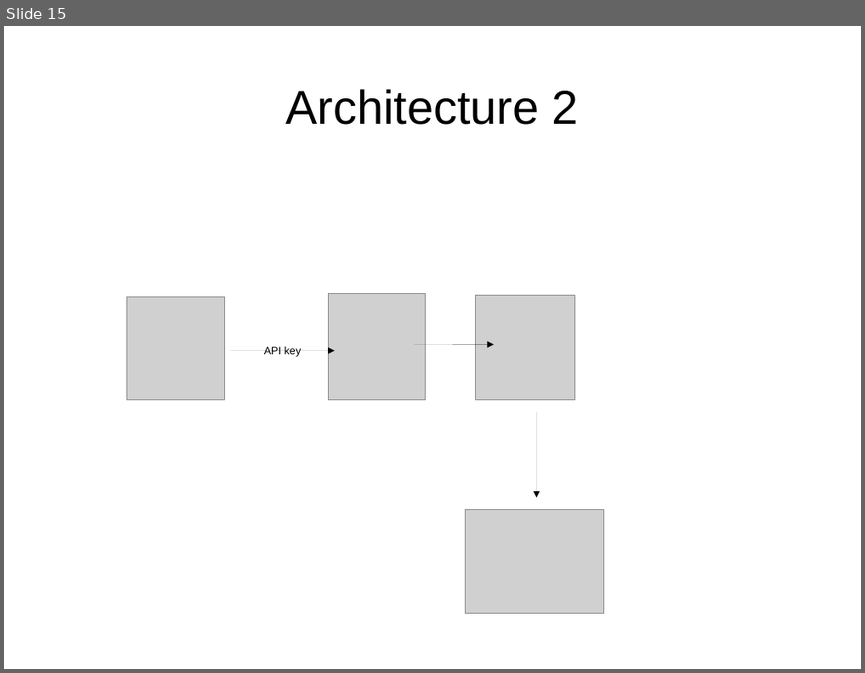
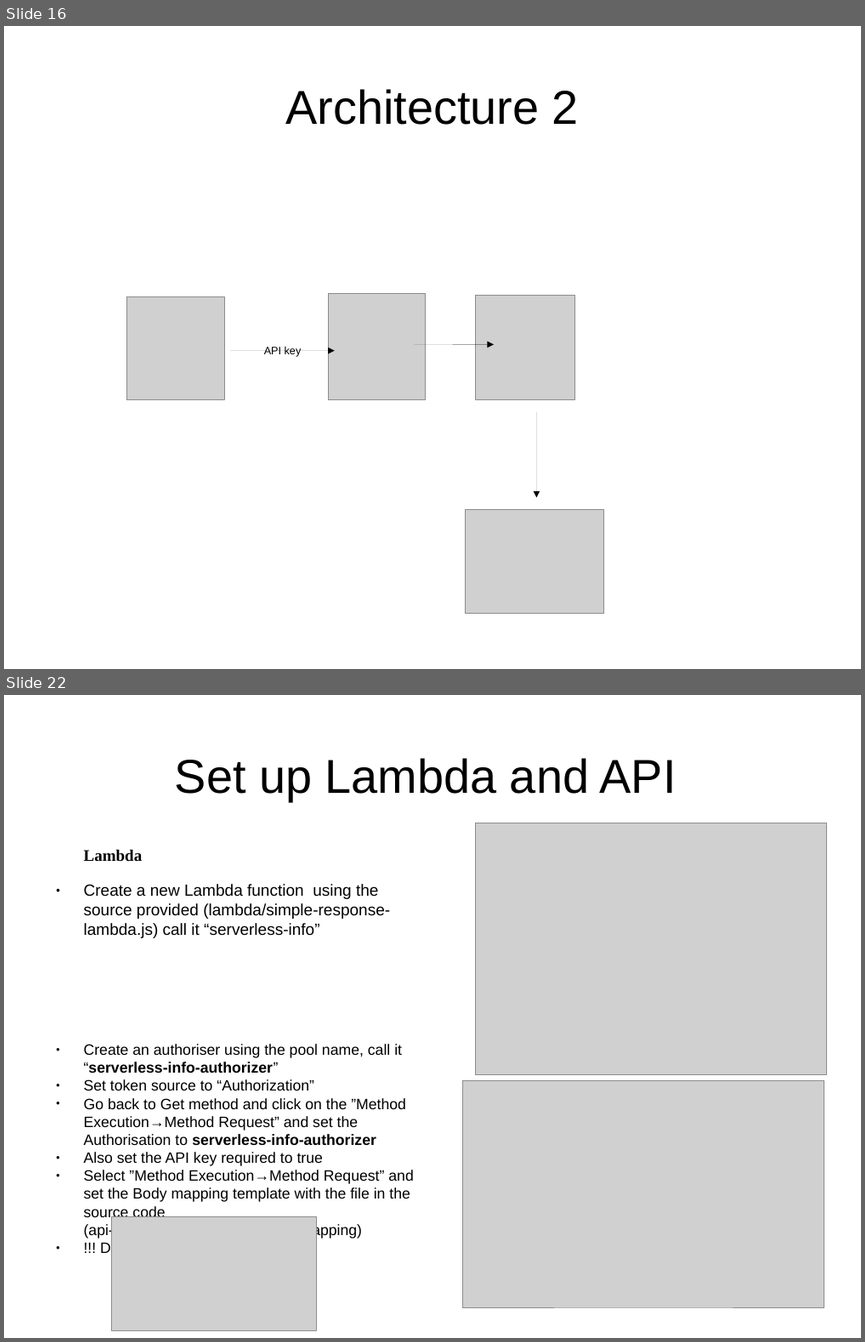
Before and after one commit to daghanacay/serverless-fileupload, a slide deck: documents/presentation.odp. Shown one above the other, each under a label of ours: slide 15 before the commit, slides 16 and 22 after it; the slides between them are not shown. The pictures are 865x673 and 865x1342 pixels, drawn with LibreOffice and Linux fonts; fonts in the diff are those of the drawing; grey boxes stand for pictures. Boxes give left, top, right and bottom in pixels: in the first picture for what was removed or moved away, otherwise in the second. Text is boxed around its words. In the diff, an @@ line names an element or a change of style, - is before the commit and + after.

```diff
--- a/documents/presentation.odp
+++ b/documents/presentation.odp
@@ slide 22 added at [4, 695, 861, 1338], background #FFFFFF @@
@@ title added at [175, 758, 676, 801], 44 pt, text #000000 @@
+Set up Lambda and API
@@ picture added at [475, 823, 827, 1074] @@
@@ text added at [84, 849, 390, 938], 15 pt, text #000000 @@
+Lambda
+● Create a new Lambda function using the source provided (lambda/simple-response-lambda.js) call it “serverless-info”
@@ text added at [84, 1043, 413, 1220], 13.9 pt, text #000000 @@
+● Create an authoriser using the pool name, call it “serverless-info-authorizer”
+● Set token source to “Authorization”
+● Go back to Get method and click on the ”Method Execution→Method Request” and set the Authorisation to serverless-info-authorizer
+● Also set the API key required to true
+● Select ”Method Execution→Method Request” and set the Body mapping template with the file in the source code (api-gateway/integrationRequestMapping)
+● !!! Deploy API
@@ picture added at [464, 1080, 825, 1307] @@
@@ picture added at [111, 1217, 316, 1331] @@
@@ what was slide 15 is now slide 16 @@
```
Also in this commit, not shown: 5 slides changed, 4 other slides added, 1 other file.
